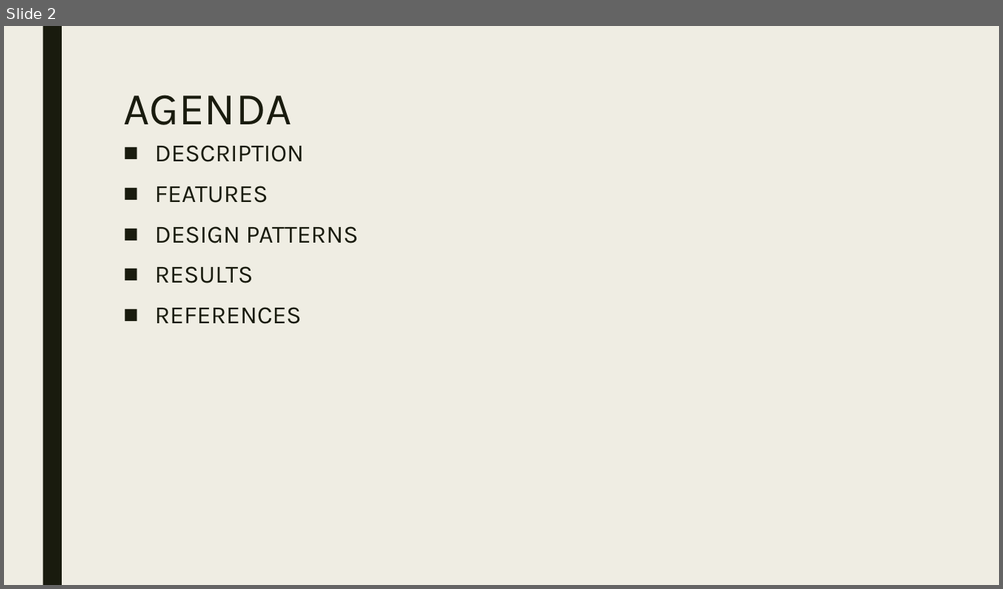
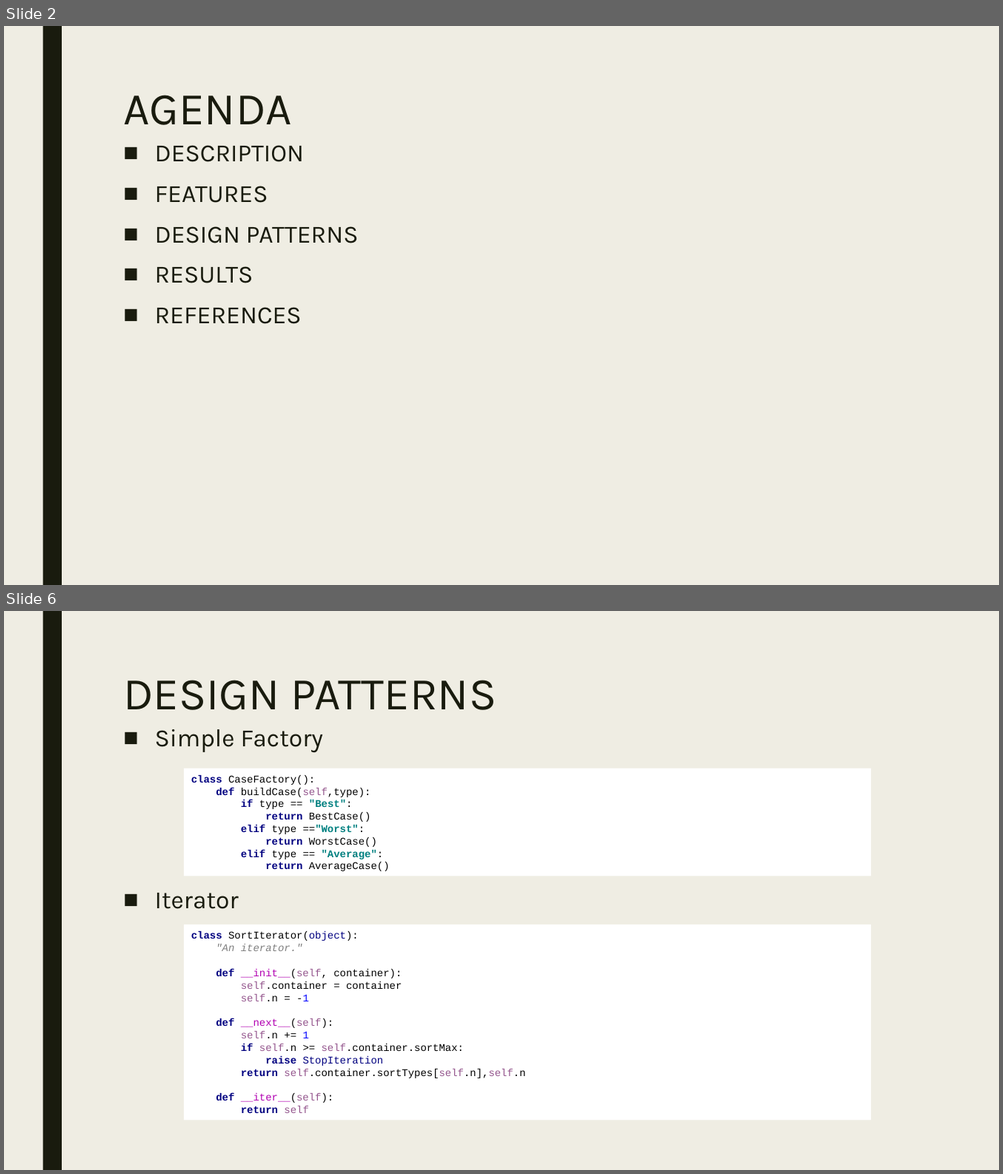
Before and after one commit to gozuacik/cmp5151, a slide deck: sunum_necip_gozuacik_okan_buyuktepe_v1.pptx. Shown one above the other, each under a label of ours: slide 2 before the commit, slides 2 and 6 after it; the slides between them are not shown. The pictures are 1003x589 and 1003x1174 pixels, drawn with LibreOffice and Linux fonts; fonts in the diff are those of the drawing. Boxes give left, top, right and bottom in pixels: in the first picture for what was removed or moved away, otherwise in the second. Text is boxed around its words. In the diff, an @@ line names an element or a change of style, - is before the commit and + after.

```diff
--- a/sunum_necip_gozuacik_okan_buyuktepe_v1.pptx
+++ b/sunum_necip_gozuacik_okan_buyuktepe_v1.pptx
@@ slide 6 added at (x1=4, y1=611, x2=999, y2=1170), background #EFEDE3; not listed: 1 template element that a slide beside it also shows @@
@@ title added at (x1=123, y1=680, x2=496, y2=710), 44 pt, text #191B0E @@
+DESIGN PATTERNS
@@ text added at (x1=155, y1=729, x2=323, y2=909), 24 pt, text #191B0E @@
+■ Simple Factory
+■ Iterator
@@ rectangle added at (x1=184, y1=769, x2=871, y2=877), fill #FFFFFF, 10 pt, text #000000 @@
+class CaseFactory():
+def buildCase(self,type):
+if type == "Best":
+return BestCase()
+elif type =="Worst":
+return WorstCase()
+elif type == "Average":
+return AverageCase()
@@ rectangle added at (x1=184, y1=925, x2=871, y2=1122), fill #FFFFFF, 10 pt, text #000000 @@
+class SortIterator(object):
+"An iterator."
+def __init__(self, container):
+self.container = container
+self.n = -1
+def __next__(self):
+self.n += 1
+if self.n >= self.container.sortMax:
+raise StopIteration
+return self.container.sortTypes[self.n],self.n
+def __iter__(self):
+return self
```
Also in this commit, not shown: 4 slides changed, 5 other slides added, 1 slide removed, 3 other files.
